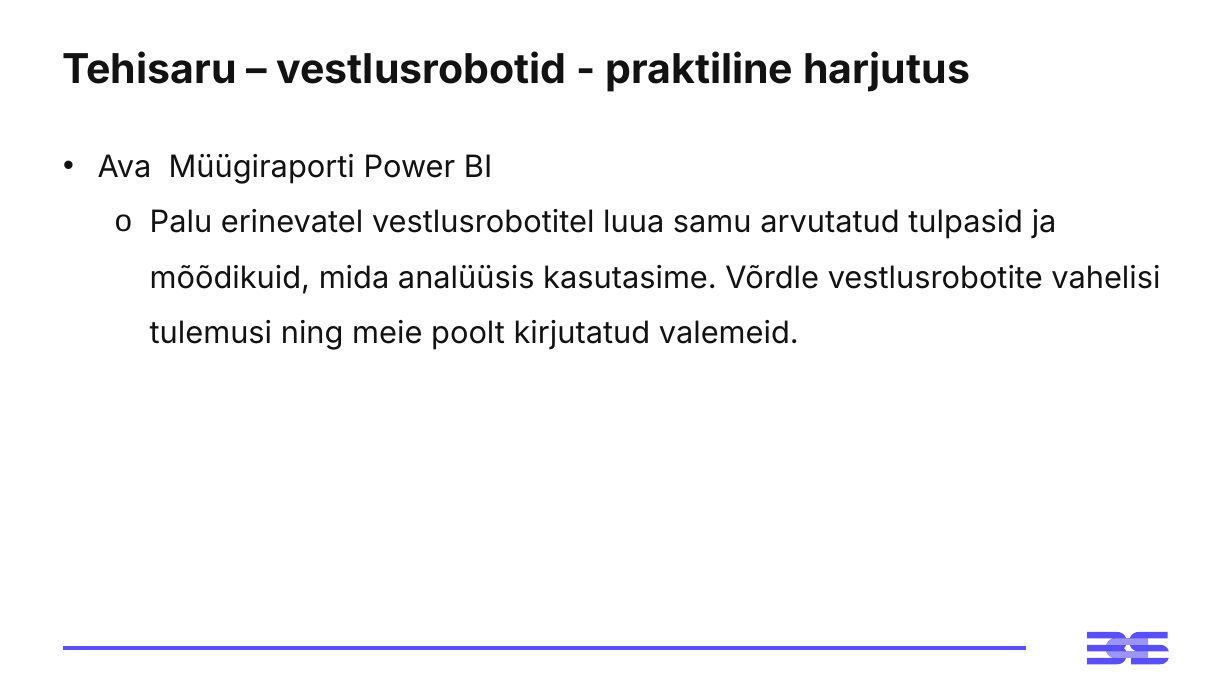
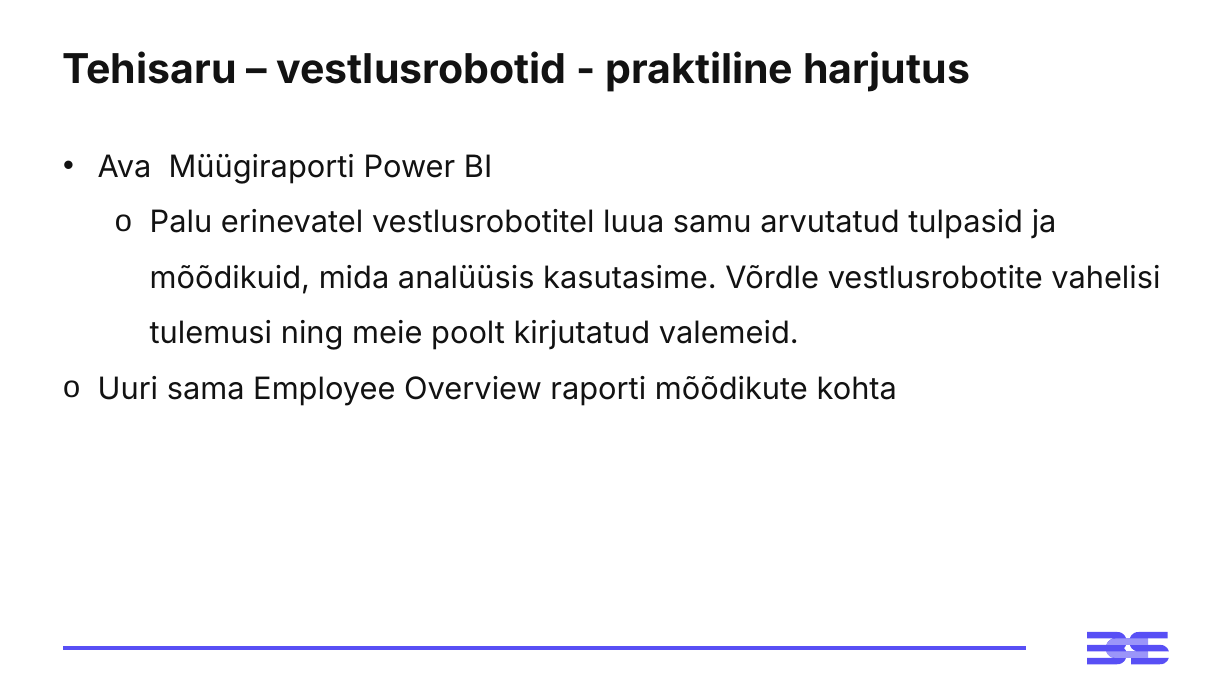
Before and after one commit to virverani/andmetarkus, a slide deck: slide 9 of Day15/15-paev-andmetarkus-esitlus.pptx. Drawn at 1232x693 pixels with LibreOffice and Linux fonts; fonts in the diff are those of the drawing. Boxes give left, top, right and bottom in pixels: in the first picture for what was removed or moved away, otherwise in the second. Text is boxed around its words. In the diff, an @@ line names an element or a change of style, - is before the commit and + after.

```diff
--- a/Day15/15-paev-andmetarkus-esitlus.pptx
+++ b/Day15/15-paev-andmetarkus-esitlus.pptx
@@ text at (98,376,897,405): paragraph added @@
+o Uuri sama Employee Overview raporti mõõdikute kohta
```
Also in this commit, not shown: 2 other files.
